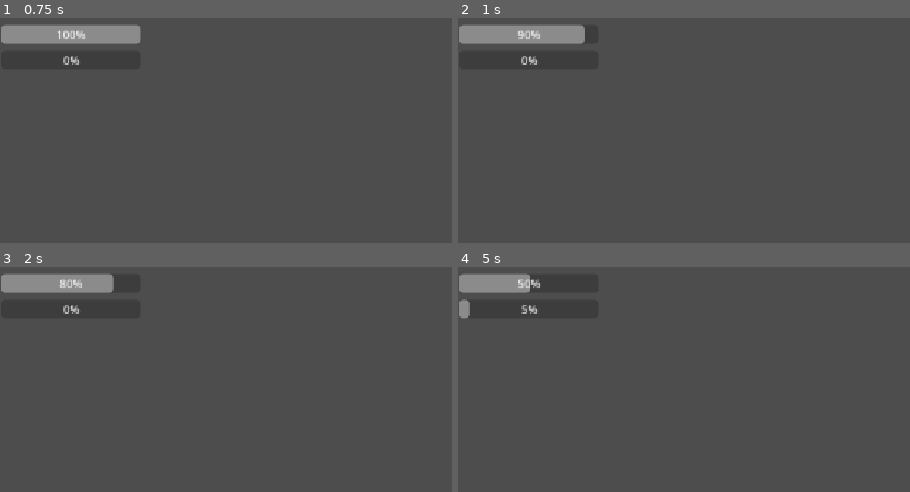
Above: before the commit, frames 1-4 (two rows, left to right).
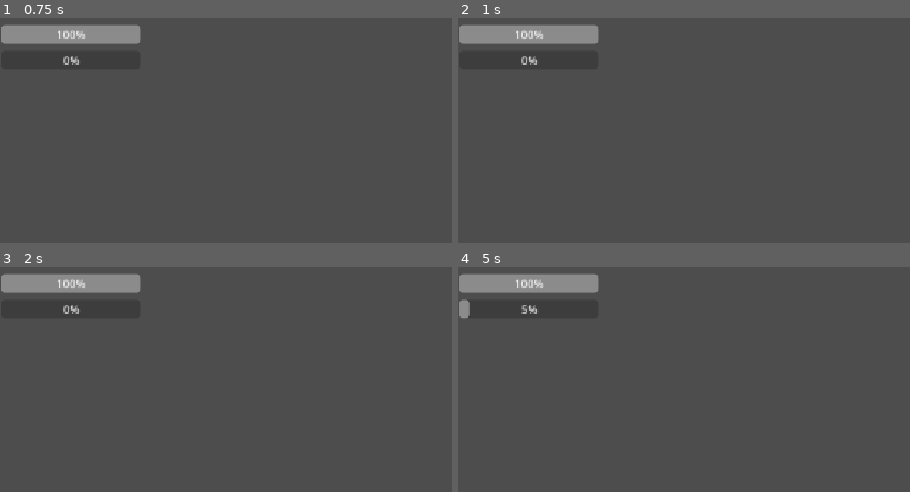
Above: after the commit, the same moments.

Repository: Spinatlasagnyey/KeepCookingAndNobodyExplodes
Game: Godot game, scene res://Szenen/main_enviroment.tscn
The game is run twice, just before and just after one commit, with the same random seed, the same clock (stepped at 60 frames per second) and the same inputs.
Inputs:
- Up to frame 1 (0.75 s): tap Enter (ui_accept) at 0.5, 0.6 s
- Up to frame 2 (1 s): tap Enter (ui_accept) at 0.77 s
- Up to frame 3 (2 s): tap Enter (ui_accept) at 1.07, 1.25, 1.35, 1.52, 1.82 s
- Up to frame 4 (5 s): tap Enter (ui_accept) at 2.1, 2.75, 2.85, 3.02, 3.32, 3.5, 3.6, 3.77, 4.07, 4.35, 4.52, 4.82 s; tap P (add_poison_debug) at 4.15 s

Frame 1 is identical in both runs. In frame 2, 0.4% of the frame differs, in the area x 12-32%, y 2-12%; in frame 3, 0.7%; in frame 4, 1.4%.

Commit message:
event_manager als Global Szene
Szene nicht Script, weil Timer Node für mich leichter ist als Script

Diff:
--- a/Szenen/main_enviroment.tscn
+++ b/Szenen/main_enviroment.tscn
@@ -1,7 +1,6 @@
 [gd_scene format=3 uid="uid://tlw026oggb1l"]
 
 [ext_resource type="PackedScene" uid="uid://dmy80vcehy38q" path="res://leo/scenes/ui.tscn" id="1_tfupf"]
-[ext_resource type="Script" uid="uid://lruc0pdyucsk" path="res://leo/scripts/event_manager.gd" id="2_cqglr"]
 
 [node name="MainEnviroment" type="Node3D" unique_id=1716867431]
 
@@ -9,12 +8,3 @@
 
 [node name="Ui" parent="CanvasLayer" unique_id=2109838708 instance=ExtResource("1_tfupf")]
 unique_name_in_owner = true
-
-[node name="EventManager" type="Node" parent="." unique_id=426723134]
-script = ExtResource("2_cqglr")
-hunger_per_timeout = 10.0
-
-[node name="HungerTimer" type="Timer" parent="EventManager" unique_id=2117702733]
-unique_name_in_owner = true
-
-[connection signal="timeout" from="EventManager/HungerTimer" to="EventManager" method="_on_hunger_timer_timeout"]
--- /dev/null
+++ b/leo/scenes/event_manager.tscn
@@ -0,0 +1,12 @@
+[gd_scene format=3 uid="uid://bkp1wgkkil8ej"]
+
+[ext_resource type="Script" uid="uid://lruc0pdyucsk" path="res://leo/scripts/event_manager.gd" id="1_66soh"]
+
+[node name="EventManager" type="Node" unique_id=1803634714]
+script = ExtResource("1_66soh")
+hunger_per_timeout = 10.0
+
+[node name="HungerTimer" type="Timer" parent="." unique_id=792998455]
+unique_name_in_owner = true
+
+[connection signal="timeout" from="HungerTimer" to="." method="_on_hunger_timer_timeout"]
--- a/leo/scripts/event_manager.gd
+++ b/leo/scripts/event_manager.gd
@@ -1,6 +1,9 @@
 extends Node
 @onready var hunger_timer : Timer = %HungerTimer
-@onready var ui : UI = %Ui
+
+signal hunger_value_changed(value : float)
+signal poison_value_changed(value : float)
+signal game_over_signal(game_over_message : String)
 
 @export var hunger_per_timeout : float
 
@@ -16,11 +19,11 @@
 func _ready() -> void:
 	current_hunger = STARTING_HUNGER
 	current_poison = STARTING_POISON
+	await get_tree().process_frame
 
-	ui.update_hunger_value(current_hunger)
-	ui.update_poison_value(current_poison)
+	hunger_value_changed.emit(current_hunger)
+	poison_value_changed.emit(current_poison)
 
-	hunger_timer.start()
 
 func _physics_process(delta: float) -> void:
 	# hier vielleicht basierend auf aktuellem PoisonLevel
@@ -29,23 +32,28 @@
 		print("poisoned")
 		addPoison(5.0)
 
+	if Input.is_action_just_pressed("ui_accept"):
+		start_hunger_timer()
+
 
 func _on_hunger_timer_timeout() -> void:
 	print("hunger_timeout")
 	current_hunger -= hunger_per_timeout
-	ui.update_hunger_value(current_hunger)
-	if ui.hunger_bar.value <= 0:
+	hunger_value_changed.emit(current_hunger)
+	if current_hunger <= 0:
 		game_over("YOU STARVED")
 
-func game_over(text : String):
+func game_over(game_over_message : String):
 	if not is_game_over:
-		ui.game_over_label.text = text
-		ui.toggle_game_over_vis()
+		game_over_signal.emit(game_over_message)
 		hunger_timer.stop()
 	is_game_over = true
 
 func addPoison(amount : float):
 	current_poison += amount
-	ui.update_poison_value(current_poison)
+	poison_value_changed.emit(current_poison)
 	if current_poison >= MAX_POISON:
 		game_over("YOU EXPLODED (TOO MUCH POISON)")
+
+func start_hunger_timer():
+	hunger_timer.start()
--- a/leo/scripts/ui.gd
+++ b/leo/scripts/ui.gd
@@ -4,11 +4,21 @@
 @onready var hunger_bar: ProgressBar = %HungerProgressBar
 @onready var poison_bar: ProgressBar = %PoisonProgressBar
 @onready var game_over_label : Label = %GameOverLabel
-func update_hunger_value(new_value : float):
-	hunger_bar.value = new_value
 
-func update_poison_value(new_value : float):
-	poison_bar.value = new_value
+func _ready() -> void:
+	EventManager.game_over_signal.connect(_on_game_over)
+	EventManager.hunger_value_changed.connect(_on_hunger_value_changed)
+	EventManager.poison_value_changed.connect(_on_poison_value_changed)
 
 func toggle_game_over_vis():
 	game_over_label.visible = not game_over_label.visible
+
+func _on_hunger_value_changed(value : float):
+	hunger_bar.value = value
+
+func _on_poison_value_changed(value : float):
+	poison_bar.value = value
+
+func _on_game_over(game_over_message : String):
+	game_over_label.text = game_over_message
+	toggle_game_over_vis()
--- a/project.godot
+++ b/project.godot
@@ -14,6 +14,10 @@
 run/main_scene="uid://tlw026oggb1l"
 config/features=PackedStringArray("4.7", "Forward Plus")
 config/icon="res://icon.svg"
+
+[autoload]
+
+EventManager="*uid://bkp1wgkkil8ej"
 
 [display]
 
